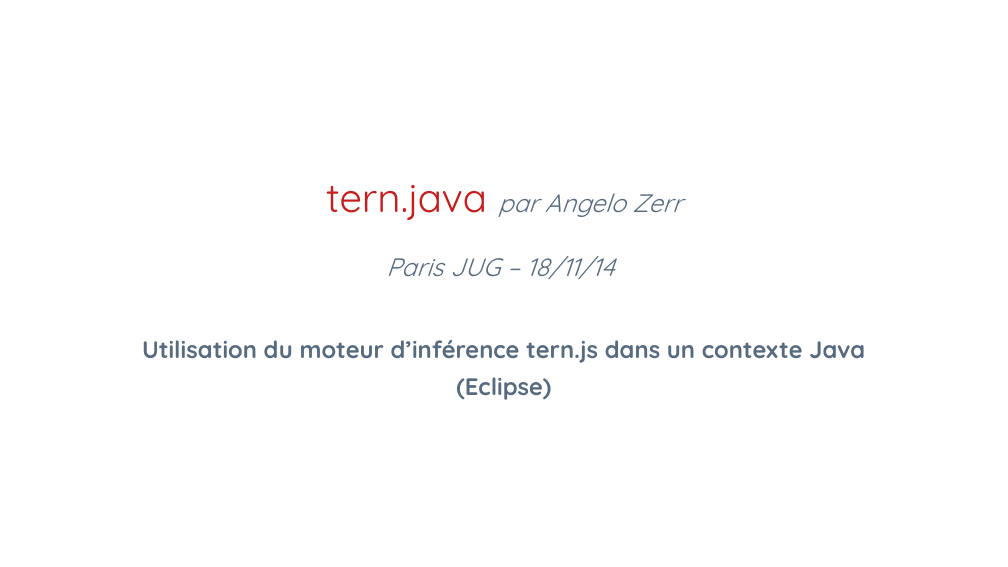
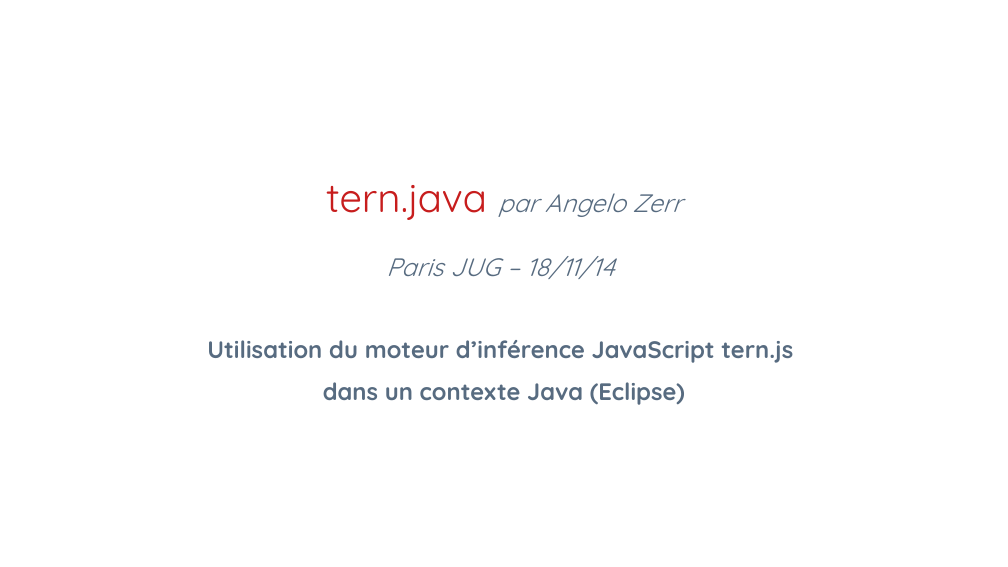
Before and after one commit to angelozerr/tern.java, a slide deck: slide 1 of docs/tern.java_fr.pptx. Drawn at 1008x567 pixels with LibreOffice and Linux fonts; fonts in the diff are those of the drawing; background and template pictures are left out. Boxes give left, top, right and bottom in pixels: in the first picture for what was removed or moved away, otherwise in the second. Text is boxed around its words. In the diff, an @@ line names an element or a change of style, - is before the commit and + after.

Commit message:
[docs] add tern-jug

```diff
--- a/docs/tern.java_fr.pptx
+++ b/docs/tern.java_fr.pptx
@@ subtitle at (207,340,793,405): text changed @@
-Utilisation du moteur d’inférence tern.js dans un contexte Java (Eclipse)
+Utilisation du moteur d’inférence JavaScript tern.js
+dans un contexte Java (Eclipse)
```
Also in this commit, not shown: 5 other slides changed, 4 slides added, 4 slides removed.
